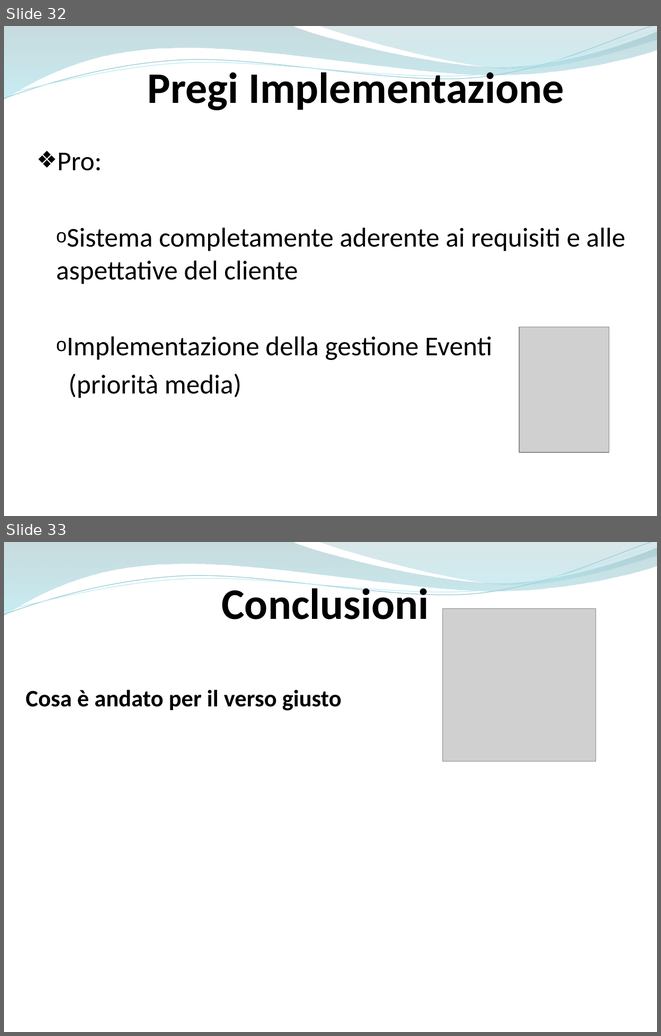
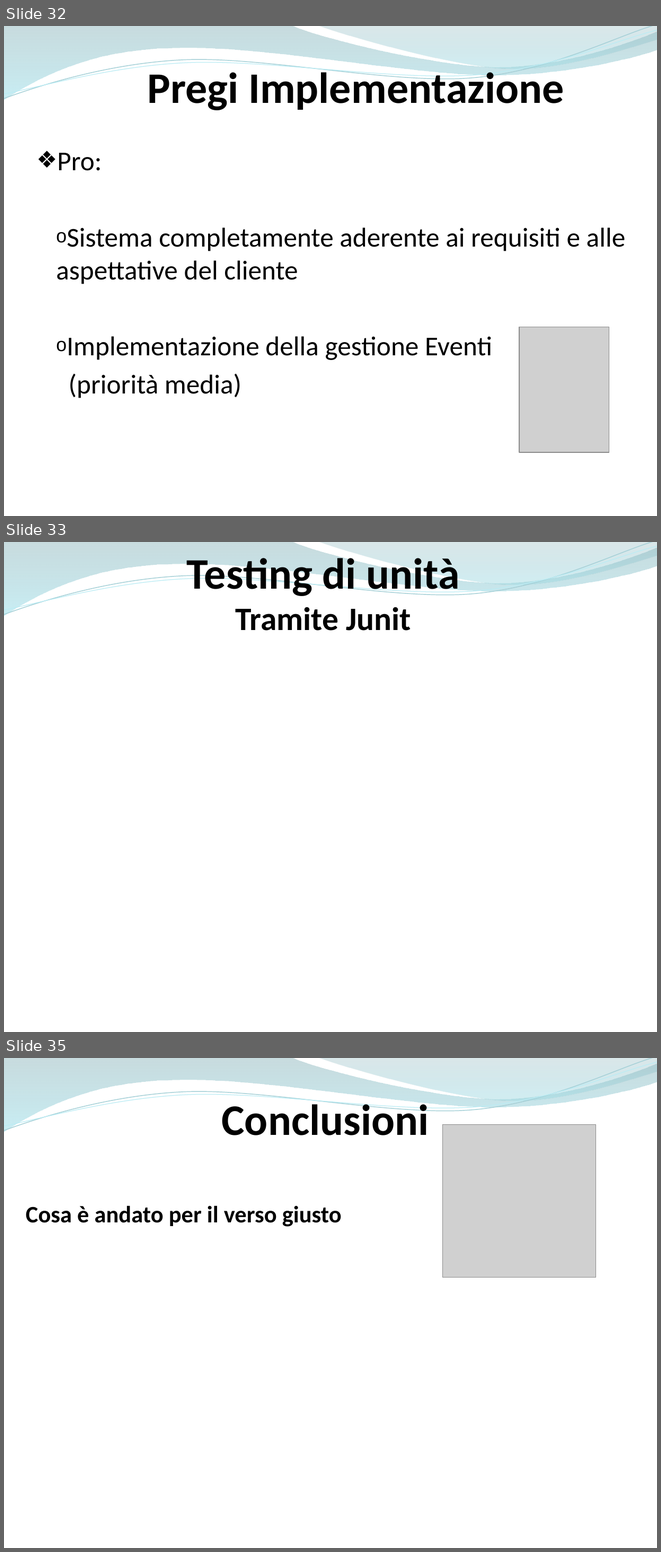
Before and after one commit to ammirate/at-silo, a slide deck: Presentazione/Atsilo3/Atsilo_H_PresentazioneFinale.pptx. Shown one above the other, each under a label of ours: slides 32 and 33 before the commit, slides 32, 33 and 35 after it; the slides between them are not shown. The pictures are 661x1036 and 661x1552 pixels, drawn with LibreOffice and Linux fonts; fonts in the diff are those of the drawing; grey boxes stand for pictures. Boxes give left, top, right and bottom in pixels: in the first picture for what was removed or moved away, otherwise in the second. Text is boxed around its words. In the diff, an @@ line names an element or a change of style, - is before the commit and + after.

```diff
--- a/Presentazione/Atsilo3/Atsilo_H_PresentazioneFinale.pptx
+++ b/Presentazione/Atsilo3/Atsilo_H_PresentazioneFinale.pptx
@@ slide 33 added at (x1=4, y1=542, x2=657, y2=1032), background #FFFFFF; not listed: 4 template elements that a slide beside it also shows @@
@@ text added at (x1=186, y1=553, x2=459, y2=631), 48 pt, text #000000, bold @@
+Testing di unità
+Tramite Junit
@@ what was slide 33 is now slide 35 @@
```
Also in this commit, not shown: 5 slides changed, 1 other slide added, 1 other file.
